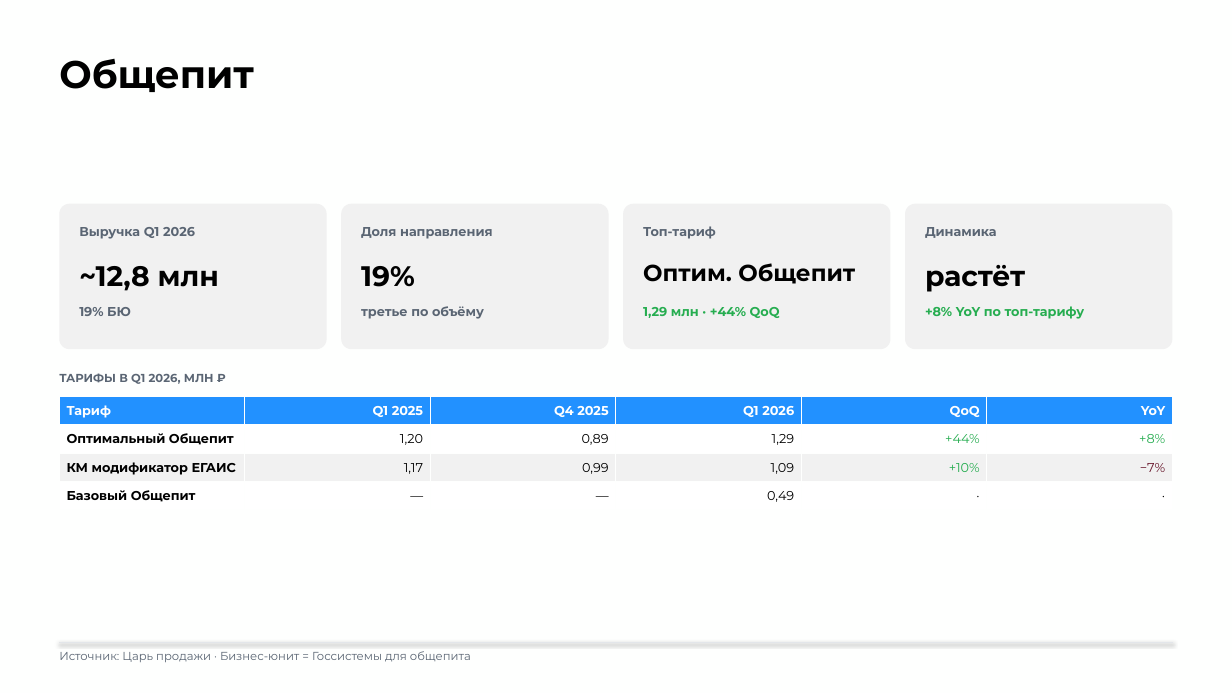
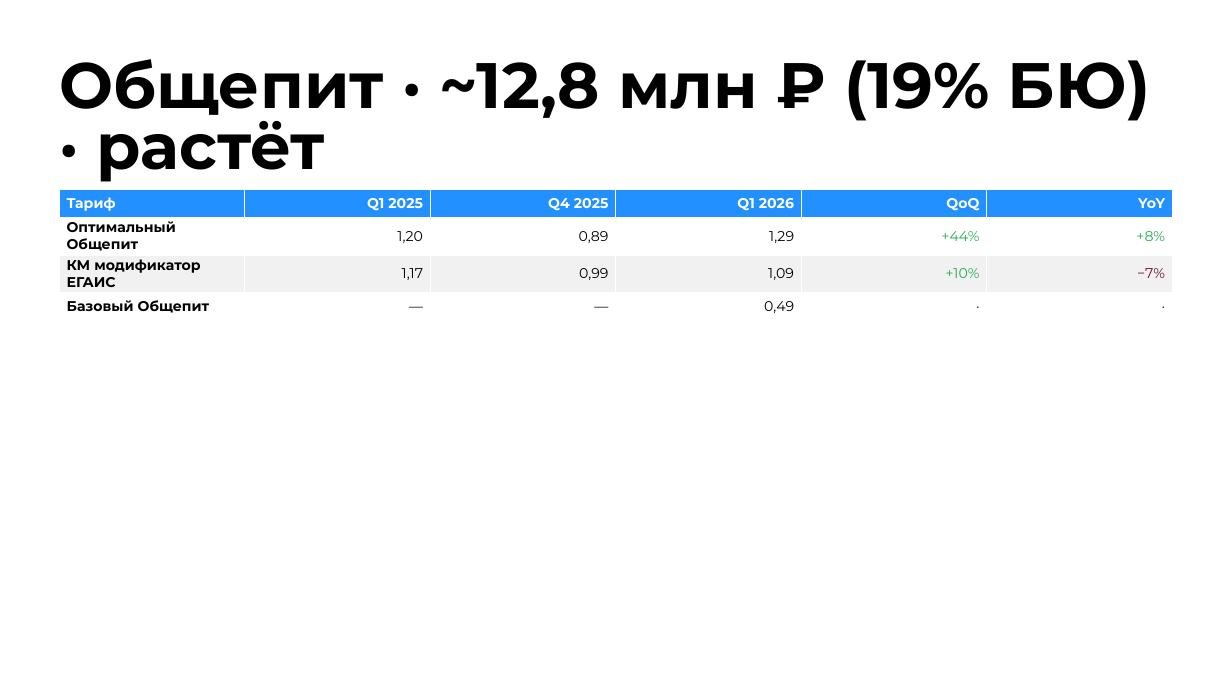
Before and after one commit to burbonivanovich-oss/google-presentation, a slide deck: slide 6 of Итоги Q1 2026 — Контур.pptx. Drawn at 1232x693 pixels with LibreOffice and Linux fonts; fonts in the diff are those of the drawing. Boxes give left, top, right and bottom in pixels: in the first picture for what was removed or moved away, otherwise in the second. Text is boxed around its words. In the diff, an @@ line names an element or a change of style, - is before the commit and + after.

```diff
--- a/Итоги Q1 2026 — Контур.pptx
+++ b/Итоги Q1 2026 — Контур.pptx
@@ title at (59, 59, 1150, 182): text changed; size 30 to 50 pt @@
-Общепит
+Общепит · ~12,8 млн ₽ (19% БЮ) · растёт
@@ table at (59, 189, 1174, 317) @@
@@ size 10 to 11 pt @@
@@ table: place and size @@
-table at (59, 396, 1174, 510)
+table at (59, 189, 1174, 317)
@@ rounded rectangle removed at (59, 203, 326, 348) @@
@@ rounded rectangle removed at (341, 203, 608, 348) @@
@@ rounded rectangle removed at (623, 203, 890, 348) @@
@@ rounded rectangle removed at (906, 203, 1173, 348) @@
@@ text removed at (79, 227, 195, 239) @@
-Выручка Q1 2026
@@ text removed at (361, 227, 493, 239) @@
-Доля направления
@@ text removed at (643, 226, 716, 239) @@
-Топ-тариф
@@ text removed at (925, 227, 997, 238) @@
-Динамика
@@ text removed at (79, 266, 219, 291) @@
-~12,8 млн
@@ text removed at (361, 266, 415, 287) @@
-19%
@@ text removed at (643, 263, 855, 284) @@
-Оптим. Общепит
@@ text removed at (925, 265, 1025, 292) @@
-растёт
@@ text removed at (79, 307, 131, 316) @@
-19% БЮ
@@ text removed at (361, 306, 484, 319) @@
-третье по объёму
@@ text removed at (643, 307, 780, 318) @@
-1,29 млн · +44% QoQ
@@ text removed at (925, 306, 1085, 319) @@
-+8% YoY по топ-тарифу
@@ text removed at (59, 373, 214, 384) @@
-ТАРИФЫ В Q1 2026, МЛН ₽
@@ line removed from (59, 642) to (1173, 642) @@
@@ text removed at (59, 651, 471, 662) @@
-Источник: Царь продажи · Бизнес-юнит = Госсистемы для общепита
```
Also in this commit, not shown: 9 other slides changed, 9 slides added, 6 slides removed, 1 other file.
